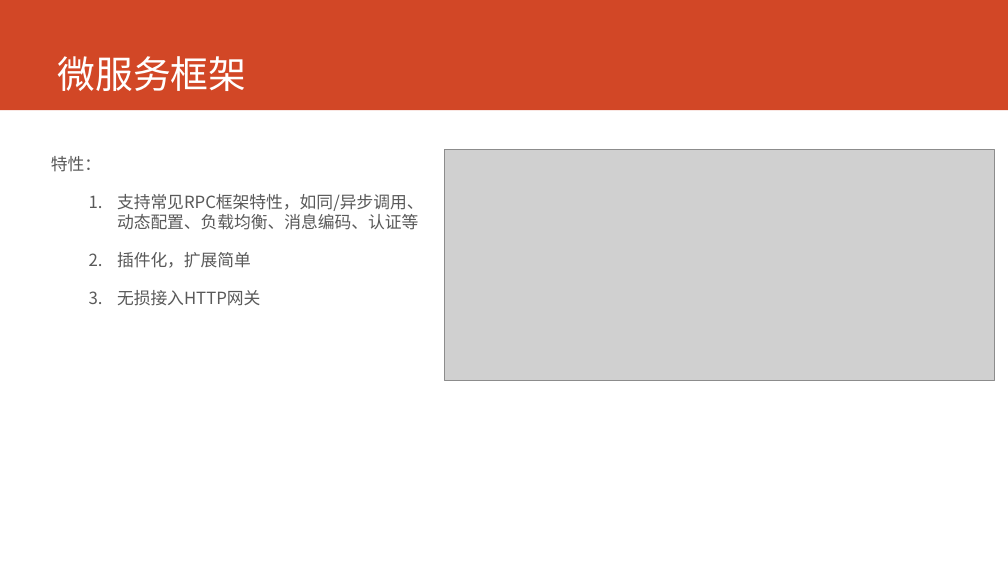
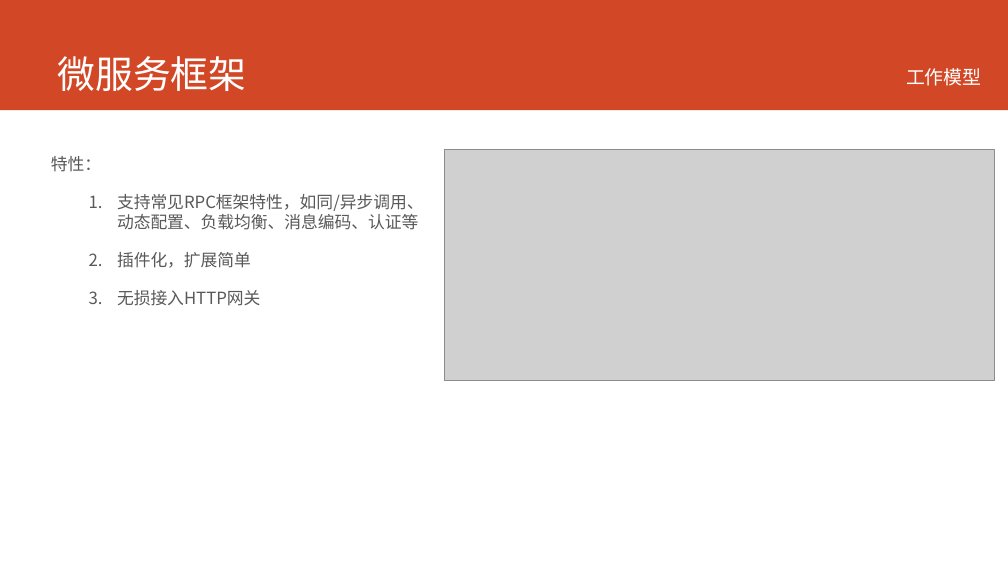
Before and after one commit to printfcoder/printfcoder, a slide deck: slide 13 of job/me/个人介绍.pptx. Drawn at 1008x567 pixels with LibreOffice and Linux fonts; fonts in the diff are those of the drawing; grey boxes stand for pictures. Boxes give left, top, right and bottom in pixels: in the first picture for what was removed or moved away, otherwise in the second. Text is boxed around its words. In the diff, an @@ line names an element or a change of style, - is before the commit and + after.

```diff
--- a/job/me/个人介绍.pptx
+++ b/job/me/个人介绍.pptx
@@ text added at (906, 68, 982, 86), 18 pt, text #FFFFFF @@
+工作模型
```
Also in this commit, not shown: 7 other slides changed, 1 slide added, 2 other files.
